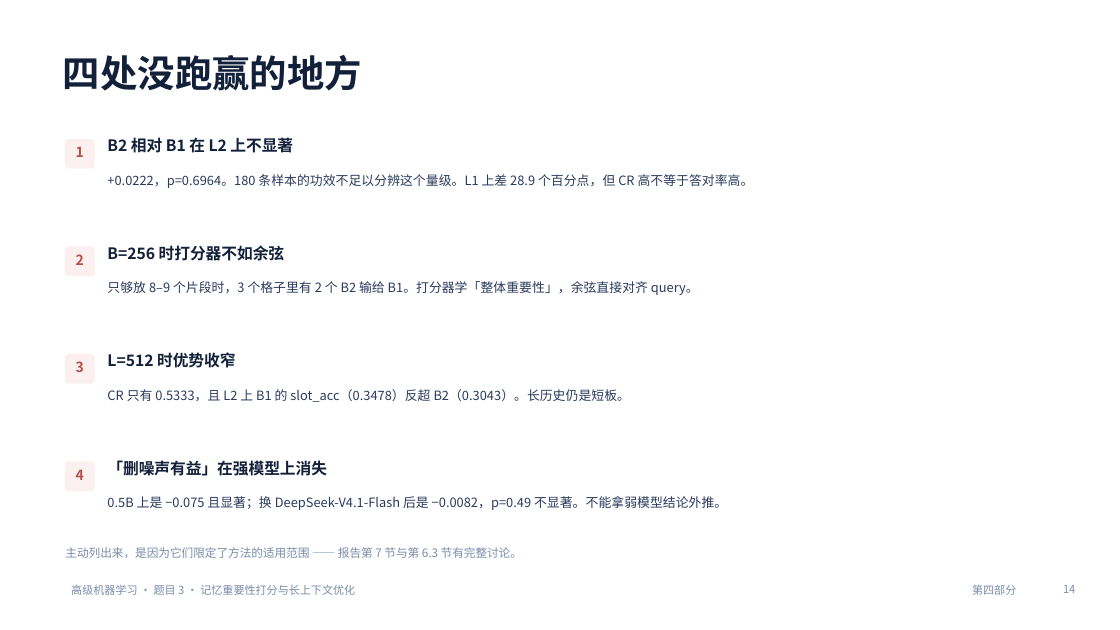
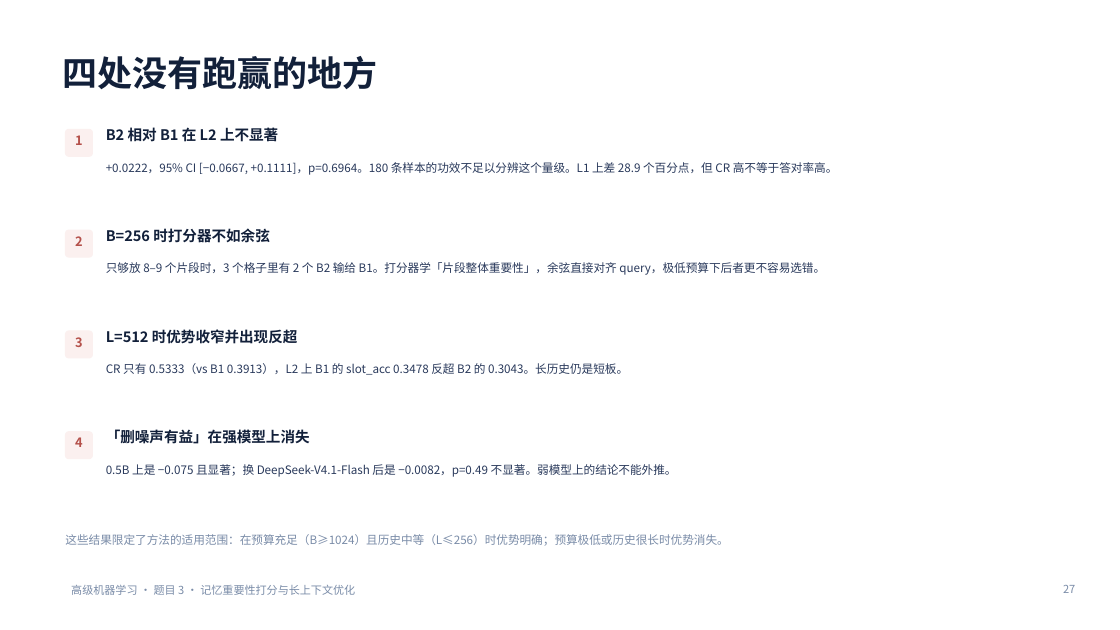
Before and after one commit to MinamiFi/machine_learning_homework, a slide deck: slide 27 of exp/slides/题目三_记忆打分_汇报.pptx (slide 14 before the commit). Drawn at 1120x630 pixels with LibreOffice and Linux fonts; fonts in the diff are those of the drawing. Boxes give left, top, right and bottom in pixels: in the first picture for what was removed or moved away, otherwise in the second. Text is boxed around its words. In the diff, an @@ line names an element or a change of style, - is before the commit and + after.

```diff
--- a/exp/slides/题目三_记忆打分_汇报.pptx
+++ b/exp/slides/题目三_记忆打分_汇报.pptx
@@ title at (63,56,378,89): text changed; size 32 to 30 pt @@
-四处没跑赢的地方
+四处没有跑赢的地方
@@ 2 texts, 1 rounded rectangle: place and size @@
-2 texts, 1 rounded rectangle at (66,137,293,168)
+2 texts, 1 rounded rectangle at (66,127,278,156)
@@ text at (106,162,838,175): text changed; size 11 to 10 pt @@
-+0.0222，p=0.6964。180 条样本的功效不足以分辨这个量级。L1 上差 28.9 个百分点，但 CR 高不等于答对率高。
++0.0222，95% CI [−0.0667, +0.1111]，p=0.6964。180 条样本的功效不足以分辨这个量级。L1 上差 28.9 个百分点，但 CR 高不等于答对率高。
@@ 2 texts, 1 rounded rectangle: place and size @@
-2 texts, 1 rounded rectangle at (66,245,284,276)
+2 texts, 1 rounded rectangle at (66,228,269,257)
@@ text at (106,262,825,275): text changed; size 11 to 10 pt @@
-只够放 8–9 个片段时，3 个格子里有 2 个 B2 输给 B1。打分器学「整体重要性」，余弦直接对齐 query。
+只够放 8–9 个片段时，3 个格子里有 2 个 B2 输给 B1。打分器学「片段整体重要性」，余弦直接对齐 query，极低预算下后者更不容易选错。
@@ text at (106,329,298,344): text changed; size 13.5 to 12.5 pt @@
-L=512 时优势收窄
+L=512 时优势收窄并出现反超
@@ text "3": place and size @@
-text "3" at (76,361,84,372)
+text "3" at (75,337,83,347)
@@ rounded rectangle: place and size @@
-rounded rectangle at (66,355,94,383)
+rounded rectangle at (66,331,92,358)
@@ text at (106,363,628,375): text changed; size 11 to 10 pt @@
-CR 只有 0.5333，且 L2 上 B1 的 slot_acc（0.3478）反超 B2（0.3043）。长历史仍是短板。
+CR 只有 0.5333（vs B1 0.3913），L2 上 B1 的 slot_acc 0.3478 反超 B2 的 0.3043。长历史仍是短板。
@@ size 12 to 11 pt in 4 elements at (75,135,83,145), (75,236,83,246), (75,337,83,347), (75,437,83,447) @@
@@ 2 texts, 1 rounded rectangle: place and size @@
-2 texts, 1 rounded rectangle at (66,460,327,491)
+2 texts, 1 rounded rectangle at (66,429,310,459)
@@ proportions changed in 4 elements at (66,129,92,156), (66,230,92,257), (66,331,92,358), (66,432,92,459) @@
@@ size 13.5 to 12.5 pt in 3 elements at (106,127,278,142), (106,228,269,243), (106,429,310,444) @@
@@ text at (106,464,677,477): text changed; size 11 to 10 pt @@
-0.5B 上是 −0.075 且显著；换 DeepSeek-V4.1-Flash 后是 −0.0082，p=0.49 不显著。不能拿弱模型结论外推。
+0.5B 上是 −0.075 且显著；换 DeepSeek-V4.1-Flash 后是 −0.0082，p=0.49 不显著。弱模型上的结论不能外推。
@@ text at (65,534,728,546): text changed @@
-主动列出来，是因为它们限定了方法的适用范围 —— 报告第 7 节与第 6.3 节有完整讨论。
+这些结果限定了方法的适用范围：在预算充足（B≥1024）且历史中等（L≤256）时优势明确；预算极低或历史很长时优势消失。
@@ text removed at (972,585,1016,595) @@
-第四部分
@@ page number at (1063,585,1075,593): text changed @@
-14
+27
```
Also in this commit, not shown: 13 other slides changed, 21 slides added, 2 slides removed, 7 other files.
